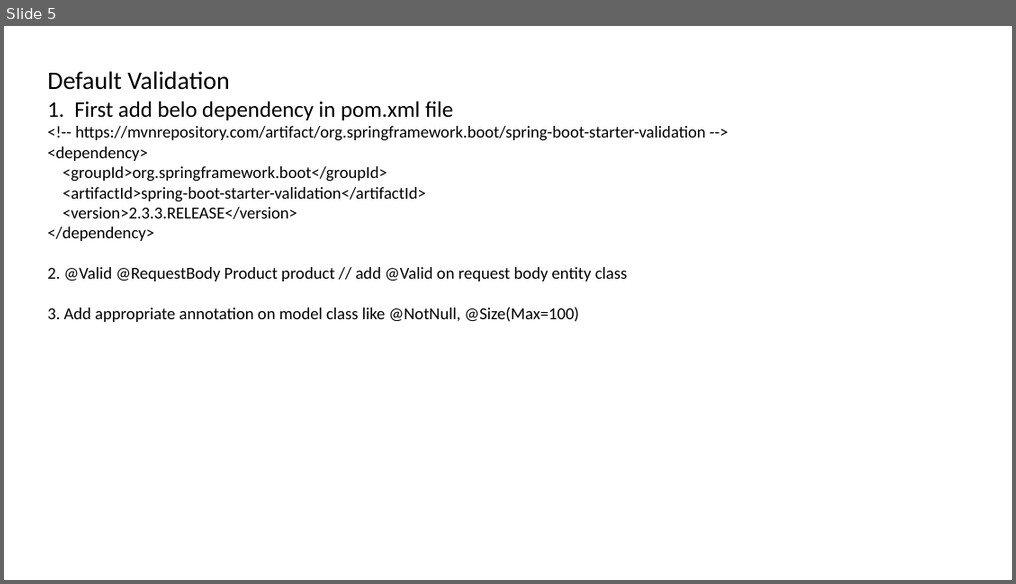
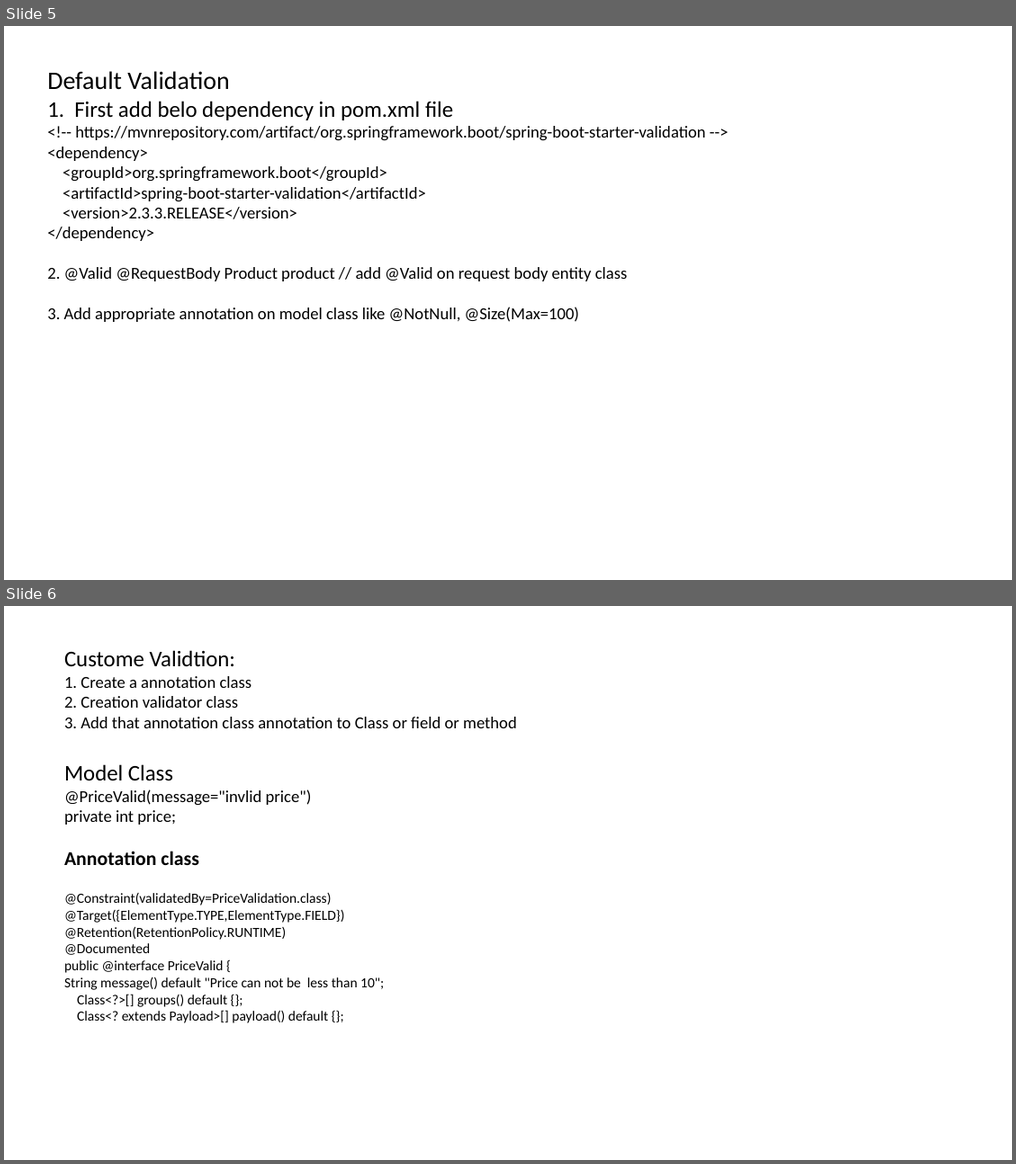
Before and after one commit to shi514652697/Resources, a slide deck: SpringBootPPT/Spring REST Validation.pptx. Shown one above the other, each under a label of ours: slide 5 before the commit, slides 5 and 6 after it. The pictures are 1016x584 and 1016x1164 pixels, drawn with LibreOffice and Linux fonts; fonts in the diff are those of the drawing. Boxes give left, top, right and bottom in pixels: in the first picture for what was removed or moved away, otherwise in the second. Text is boxed around its words. In the diff, an @@ line names an element or a change of style, - is before the commit and + after.

```diff
--- a/SpringBootPPT/Spring REST Validation.pptx
+++ b/SpringBootPPT/Spring REST Validation.pptx
@@ slide 6 added at box(4, 606, 1012, 1160), background #FFFFFF @@
@@ text added at box(64, 650, 517, 1024), 10 pt, text #000000 @@
+Custome Validtion:
+1. Create a annotation class
+2. Creation validator class
+3. Add that annotation class annotation to Class or field or method
+Model Class
+@PriceValid(message="invlid price")
+private int price;
+Annotation class
+@Constraint(validatedBy=PriceValidation.class)
+@Target({ElementType.TYPE,ElementType.FIELD})
+@Retention(RetentionPolicy.RUNTIME)
+@Documented
+public @interface PriceValid {
+String message() default "Price can not be less than 10";
+Class<?>[] groups() default {};
+Class<? extends Payload>[] payload() default {};
```
Also in this commit, not shown: 2 other slides added.
